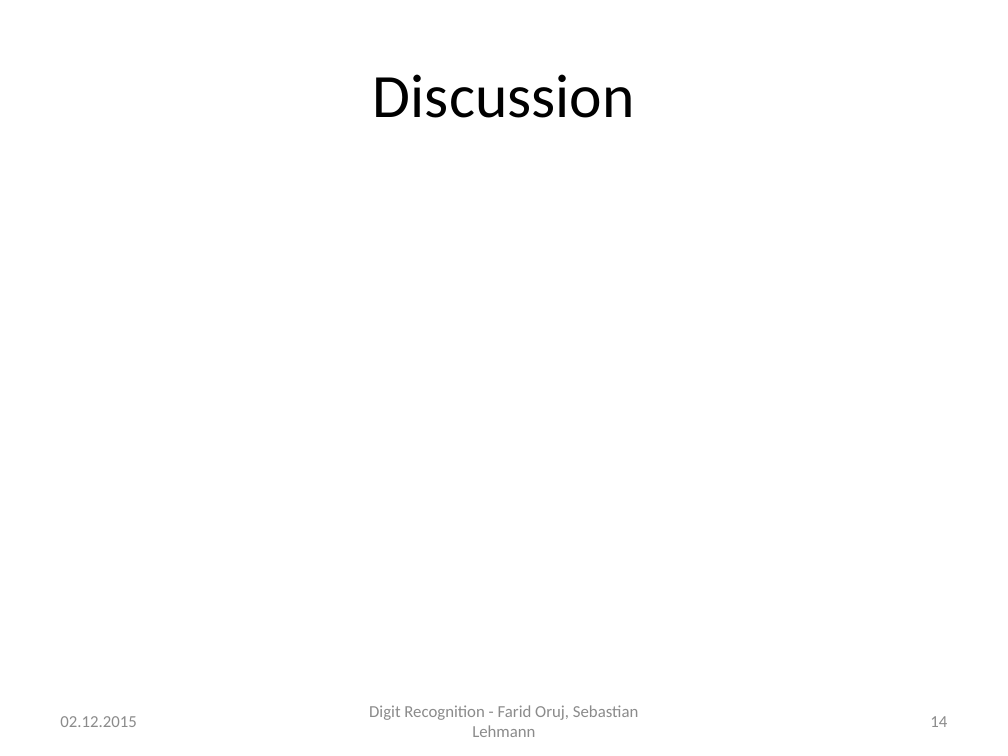
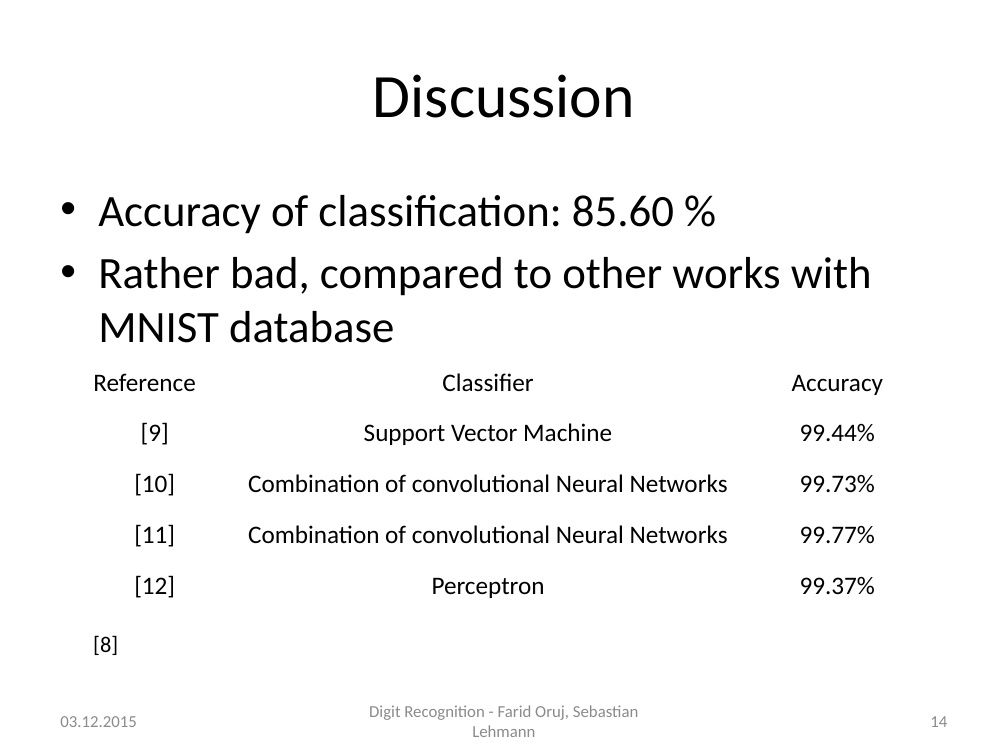
Before and after one commit to SebLeh/digit_recognition, a slide deck: slide 14 of presentation/final-presentation.pptx. Drawn at 1008x756 pixels with LibreOffice and Linux fonts; fonts in the diff are those of the drawing. Boxes give left, top, right and bottom in pixels: in the first picture for what was removed or moved away, otherwise in the second. Text is boxed around its words. In the diff, an @@ line names an element or a change of style, - is before the commit and + after.

Commit message:
added accuracy to validation; presentation edited

```diff
--- a/presentation/final-presentation.pptx
+++ b/presentation/final-presentation.pptx
@@ text added at <box>98,195,872,343</box>, 32 pt, text #000000 @@
+• Accuracy of classification: 85.60 %
+• Rather bad, compared to other works with MNIST database
@@ table added at <box>84,362,925,616</box>, 5 rows, 3 columns @@
+Reference | Classifier | Accuracy
+[9] | Support Vector Machine | 99.44%
+[10] | Combination of convolutional Neural Networks | 99.73%
+[11] | Combination of convolutional Neural Networks | 99.77%
+[12] | Perceptron | 99.37%
@@ text added at <box>93,635,118,655</box>, 16 pt, text #000000 @@
+[8]
@@ text at <box>60,716,136,727</box>: text changed @@
-02.12.2015
+03.12.2015
```
Also in this commit, not shown: 14 other slides changed, 6 other files.
